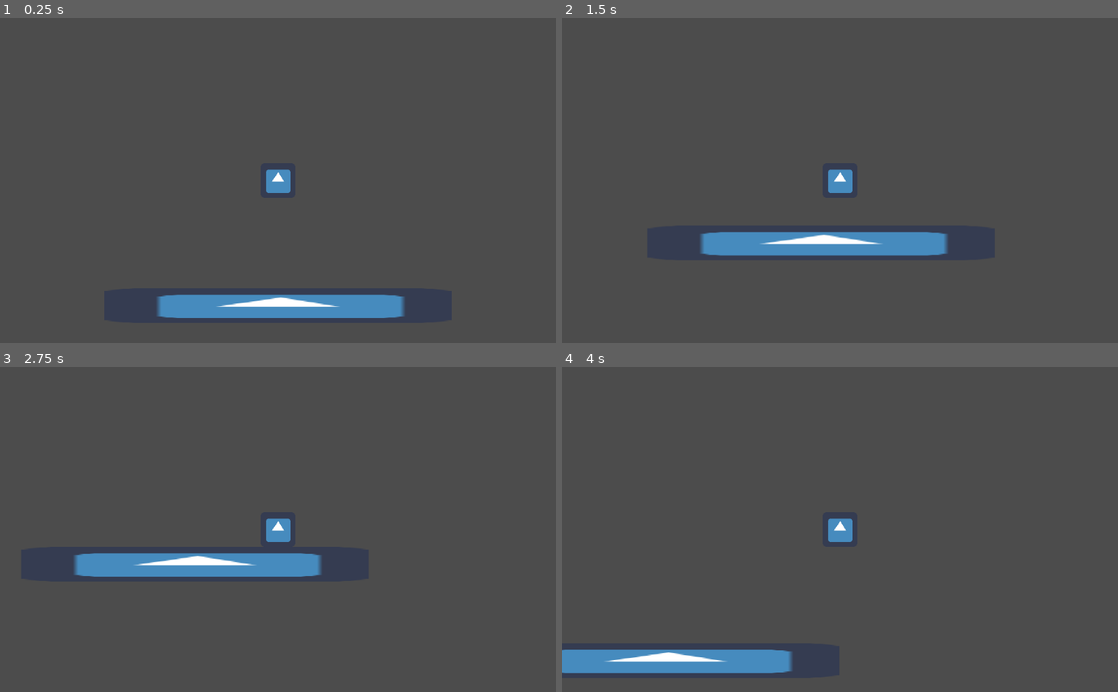
Above: before the commit, frames 1-4 (two rows, left to right).
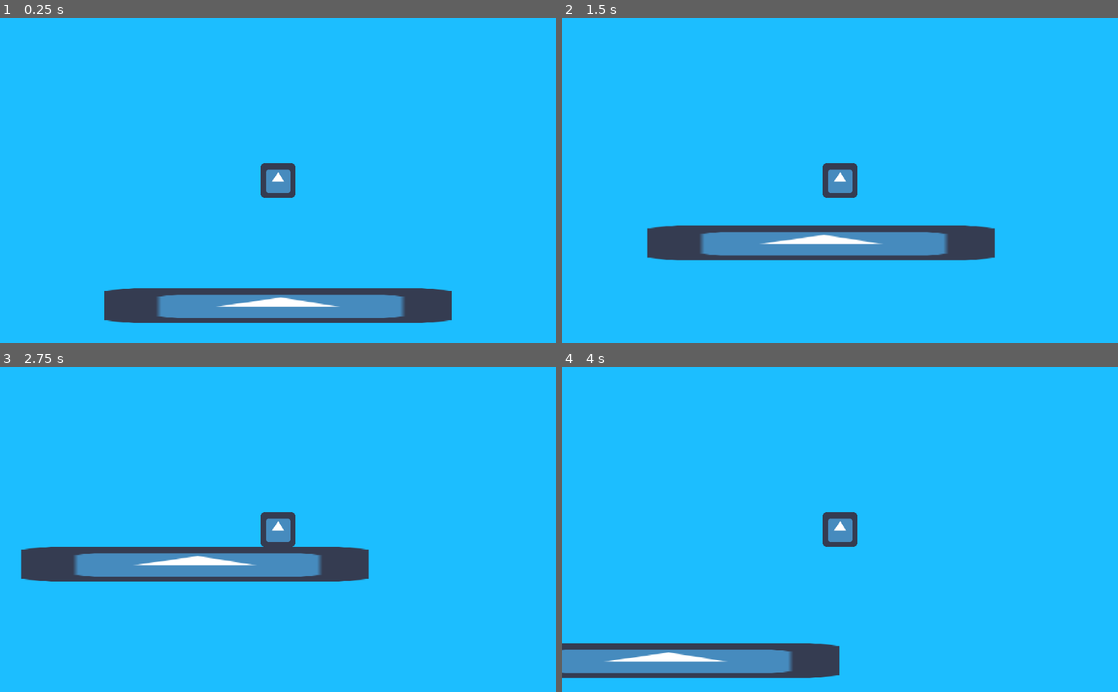
Above: after the commit, the same moments.

Repository: mariothedog/Toybox
Game: Godot game, scene res://Testing/Slow-mo effect/Slow-mo Effect.tscn
Same seed, same stepped clock (60 frames per second), same inputs: the game is played once before the commit and once after it. The engine's default icon, where the game draws it, is replaced by a stand-in: a white triangle on a blue panel in a dark square.
Inputs (mouse positions are in pixels of both pictures, inside the frame that each line leads up to):
- Up to frame 1 (0.25 s): no input
- Up to frame 2 (1.5 s): move the mouse to (962, 164) at 0.52 s; press the mouse at (962, 164) at 0.53 s; hold D (right) from 0.53 s (still down); tap W (up) at 0.77 s; move the mouse to (728, 196) at 1.27 s; release the mouse at (728, 196) at 1.28 s; click (728, 196) at 1.35 s
- Up to frame 3 (2.75 s): tap W (up) at 1.52 s; move the mouse to (333, 458) at 2.02 s; release D (right) at 2.03 s; press the mouse at (333, 458) at 2.03 s; hold A (left) from 2.03 s (still down)
- Up to frame 4 (4 s): move the mouse to (812, 594) at 2.77 s; release A (left) at 2.78 s; release the mouse at (812, 594) at 2.78 s; hold D (right) from 2.78 s (still down); click (812, 594) at 2.85 s; tap W (up) at 3.02, 3.77 s; move the mouse to (1006, 578) at 3.52 s; press the mouse at (1006, 578) at 3.53 s

The runs differ from the first frame. In frame 1, 93% of the frame differs, in the area x 0-100%, y 0-100%; in frame 2, 93%; in frame 3, 93%; in frame 4, 94%.

Commit message:
Added a background colour to the slow-mo test scene.

Diff:
--- a/Testing/Slow-mo effect/Slow-mo Effect.tscn
+++ b/Testing/Slow-mo effect/Slow-mo Effect.tscn
@@ -8,6 +8,16 @@
 extents = Vector2( 32, 32 )
 
 [node name="Slow-mo Effect" type="Node2D"]
+
+[node name="ColorRect" type="ColorRect" parent="."]
+margin_left = -1808.0
+margin_top = -1167.0
+margin_right = 1605.0
+margin_bottom = 1252.0
+color = Color( 0.113725, 0.74902, 1, 1 )
+__meta__ = {
+"_edit_use_anchors_": false
+}
 
 [node name="Player" type="KinematicBody2D" parent="."]
 script = ExtResource( 3 )
